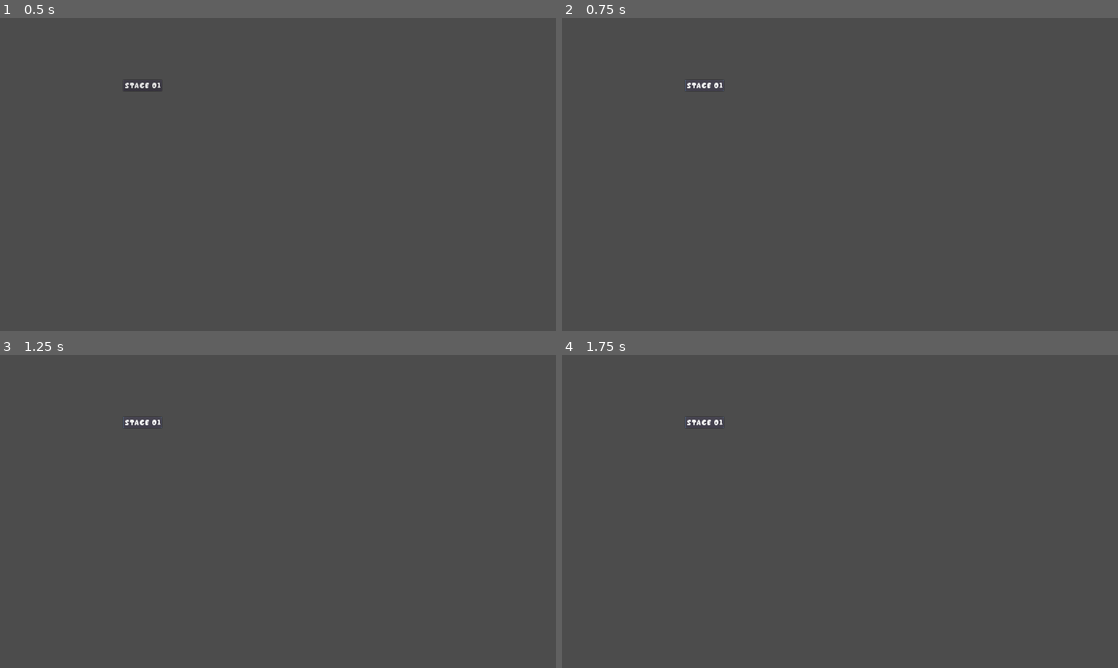
Above: before the commit, frames 1-4 (two rows, left to right).
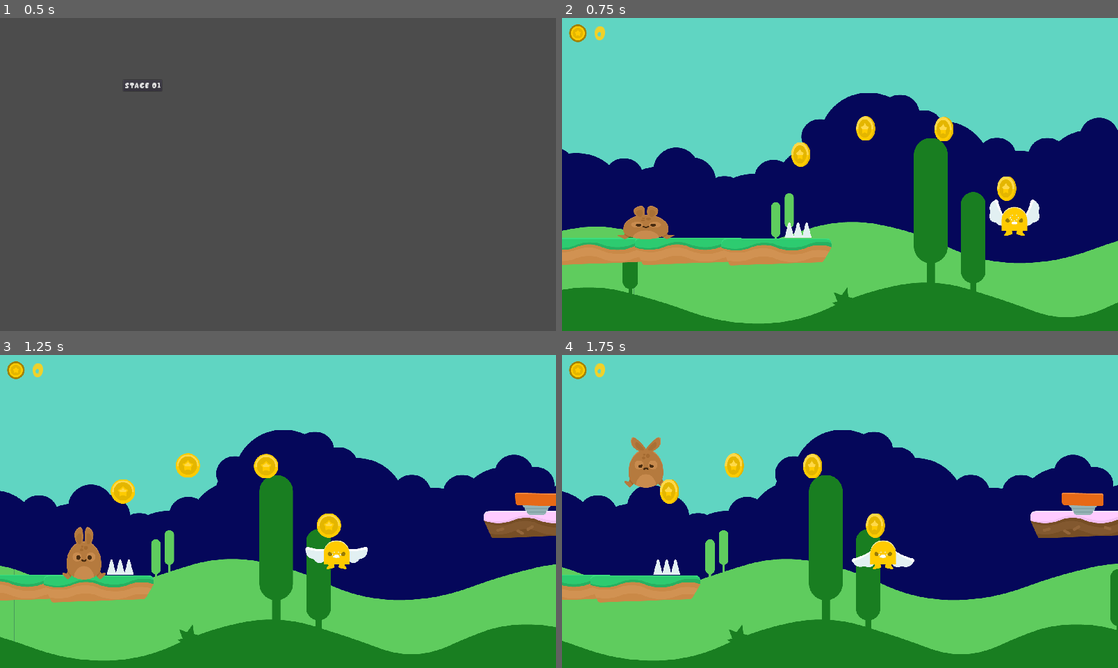
Above: after the commit, the same moments.

Repository: brunoyillli/Coelho-plataforma
Game: Godot game, scene res://scenes/game.tscn
The game is run twice, just before and just after one commit, with the same random seed, the same clock (stepped at 60 frames per second) and the same inputs. This scene is started directly instead of the project's main scene.
Inputs (mouse positions are in pixels of both pictures, inside the frame that each line leads up to):
- Up to frame 1 (0.5 s): no input
- Up to frame 2 (0.75 s): click "Stage 01" at 0.5 s
- Up to frame 3 (1.25 s): no input
- Up to frame 4 (1.75 s): click (706, 423) at 1.25 s, where only the run before the commit has a clickable "Stage 01"

Frame 1 is identical in both runs. In frame 2, 100% of the frame differs, in the area x 0-100%, y 0-100%; in frame 3, 100%; in frame 4, 100%.

Commit message:
criando menu

Diff:
--- a/scenes/game.tscn
+++ b/scenes/game.tscn
@@ -1,30 +1,14 @@
-[gd_scene load_steps=6 format=2]
+[gd_scene load_steps=3 format=2]
 
-[ext_resource path="res://fonts/Chocolate Bar Demo.otf" type="DynamicFontData" id=1]
 [ext_resource path="res://scenes/stage_button.tscn" type="PackedScene" id=2]
 [ext_resource path="res://scripts/game.gd" type="Script" id=3]
-
-[sub_resource type="DynamicFont" id=1]
-size = 30
-font_data = ExtResource( 1 )
-
-[sub_resource type="GDScript" id=2]
-script/source = "extends Button
-
-export(String , FILE) var stage
-
-func _ready():
-	pass
-
-
-func _on_stage_button_pressed():
-	get_tree().call_group(\"game\" , \"stage_selected\", self)
-"
 
 [node name="game" type="Node2D"]
 script = ExtResource( 3 )
 
-[node name="stage_buttons" type="GridContainer" parent="."]
+[node name="interfase" type="Node2D" parent="."]
+
+[node name="stage_buttons" type="GridContainer" parent="interfase"]
 margin_left = 425.0
 margin_top = 213.0
 margin_right = 1404.0
@@ -34,11 +18,8 @@
 "_edit_use_anchors_": false
 }
 
-[node name="stage_button" parent="stage_buttons" instance=ExtResource( 2 )]
+[node name="stage_button" parent="interfase/stage_buttons" instance=ExtResource( 2 )]
 margin_left = 0.0
 margin_top = 0.0
-margin_right = 180.0
-margin_bottom = 60.0
-custom_fonts/font = SubResource( 1 )
-script = SubResource( 2 )
-stage = ""
+margin_right = 132.0
+margin_bottom = 39.0
--- a/scripts/game.gd
+++ b/scripts/game.gd
@@ -1,8 +1,24 @@
 extends Node2D
 
+enum {MENU , LOADING , LOADED}
+
+var status = MENU
+var current_stage
+var loaded_stage
 
 func _ready():
 	add_to_group("game")
 
 func stage_selected(button):
-	print(button.stage)
+	if status == MENU:
+		status = LOADING
+		current_stage = button.stage
+		$interfase.hide()
+		load_stage()
+		status = LOADED
+
+func load_stage():
+	if loaded_stage != null:
+		loaded_stage.queue_free()
+	loaded_stage = load(current_stage).instance()
+	add_child(loaded_stage)
